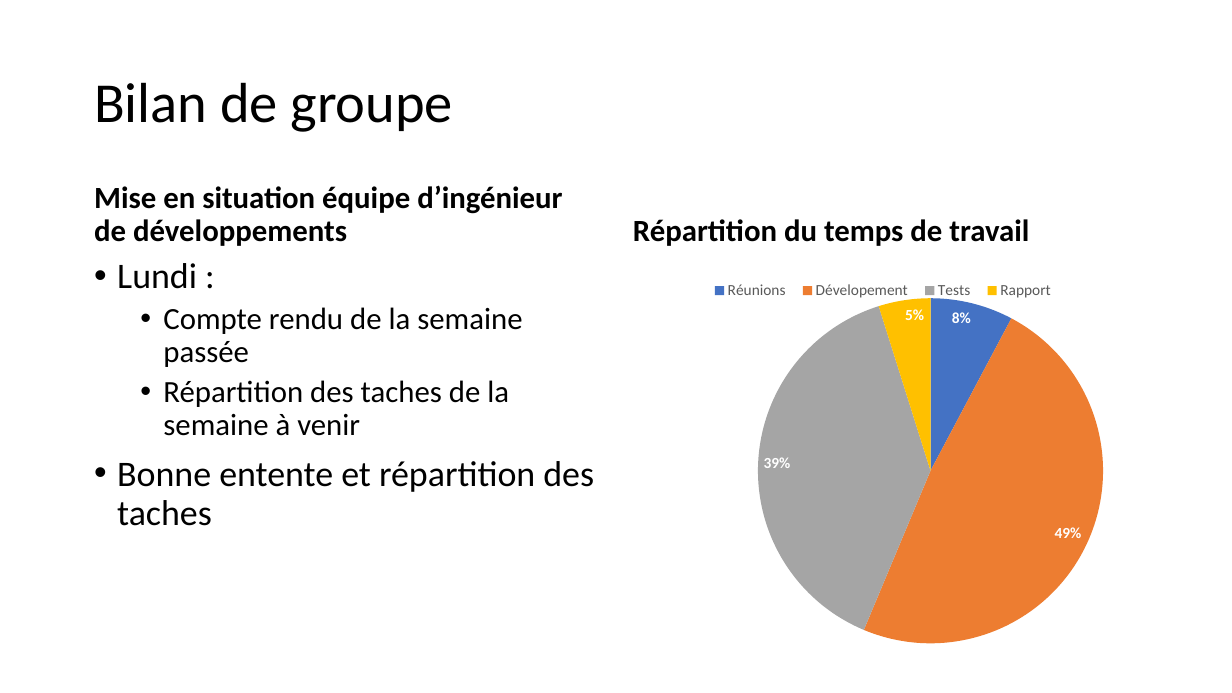
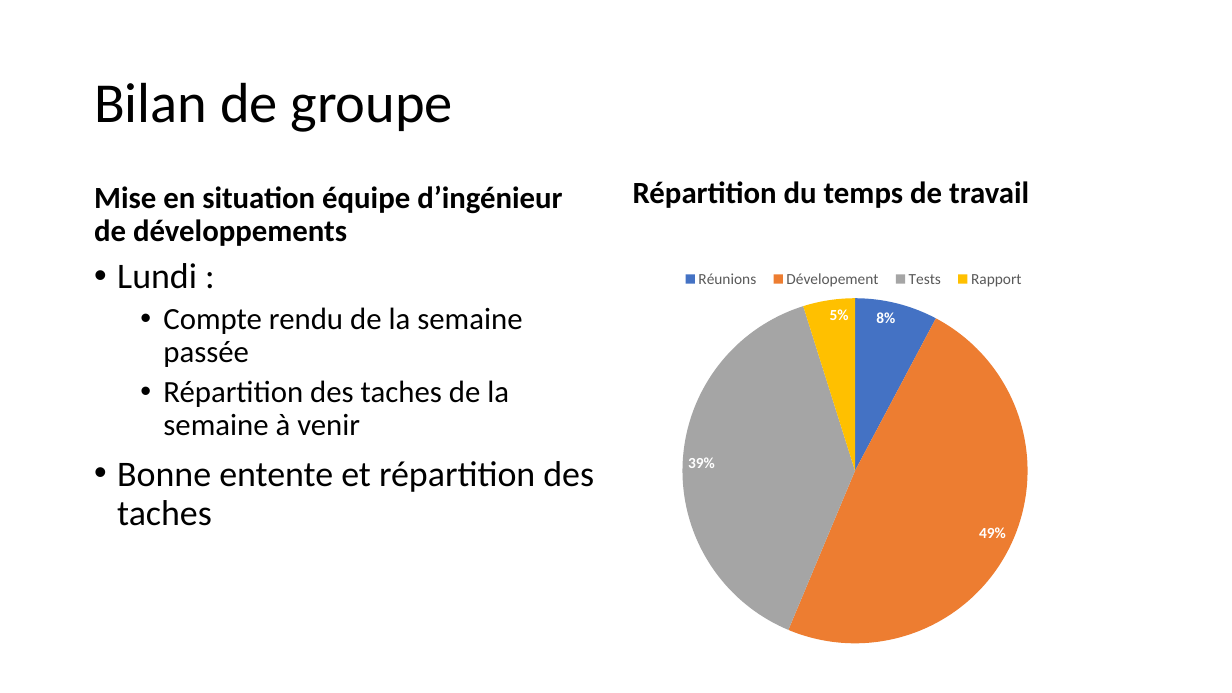
Before and after one commit to PorteAntoine/IHM_PEPPER_CPE2017, a slide deck: slide 24 of Rapport/Diapo_ihm_pepper.pptx. Drawn at 1232x693 pixels with LibreOffice and Linux fonts; fonts in the diff are those of the drawing; background and template pictures are left out. Boxes give left, top, right and bottom in pixels: in the first picture for what was removed or moved away, otherwise in the second. Text is boxed around its words. In the diff, an @@ line names an element or a change of style, - is before the commit and + after.

```diff
--- a/Rapport/Diapo_ihm_pepper.pptx
+++ b/Rapport/Diapo_ihm_pepper.pptx
@@ text "Répartition du temps de travail": place and size @@
-text "Répartition du temps de travail" at box(633, 219, 1029, 246)
+text "Répartition du temps de travail" at box(633, 181, 1029, 208)
@@ pie chart: place and size @@
-pie chart at box(660, 253, 1202, 656)
+pie chart at box(584, 253, 1126, 656)
```
Also in this commit, not shown: 9 other slides changed, 3 slides added, 1 slide removed.
